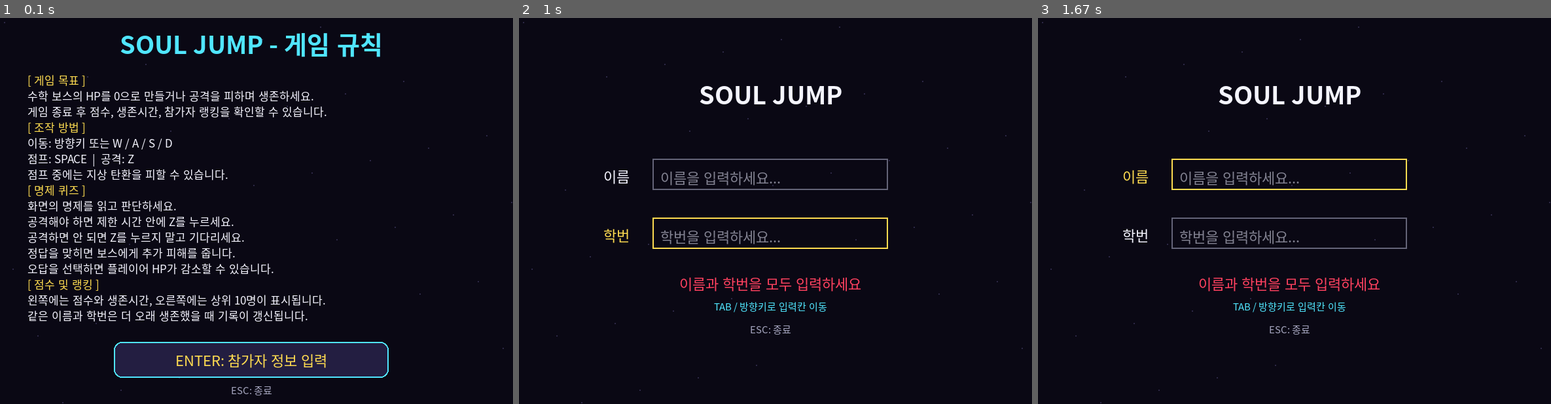
Above: before the commit, frames 1-3 (left to right).
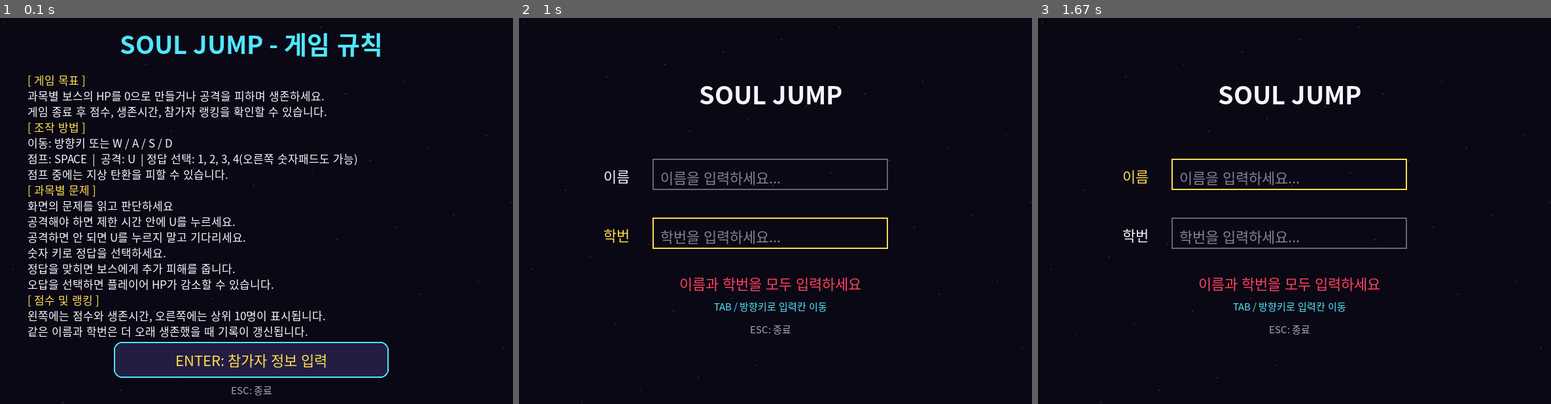
Above: after the commit, the same moments.

Repository: semin340/-
Game: pygame game, started from soul_jump_시작화면.py
Two runs of this game, one before a commit and one after it. Both use one fixed random seed, a clock stepped at 60 frames per second and the inputs below.
Inputs:
- Up to frame 1 (0.1 s): no input
- Up to frame 2 (1 s): tap Enter at 0.33 s; hold Up from 0.67 s (still down)
- Up to frame 3 (1.67 s): release Up at 1.13 s; hold Down 1.22-1.52 s

The runs differ from the first frame. In frame 1, 5.5% of the frame differs, in the area x 5-70%, y 18-83%; in frame 2, nothing differs; in frame 3, nothing differs.

Commit message:
규칙설명 수정

Diff:
--- a/soul_jump_시작화면.py
+++ b/soul_jump_시작화면.py
@@ -75,16 +75,17 @@
 
     rules = [
         ("[ 게임 목표 ]", YELLOW),
-        ("수학 보스의 HP를 0으로 만들거나 공격을 피하며 생존하세요.", WHITE),
+        ("과목별 보스의 HP를 0으로 만들거나 공격을 피하며 생존하세요.", WHITE),
         ("게임 종료 후 점수, 생존시간, 참가자 랭킹을 확인할 수 있습니다.", WHITE),
         ("[ 조작 방법 ]", YELLOW),
         ("이동: 방향키 또는 W / A / S / D", WHITE),
-        ("점프: SPACE  |  공격: Z", WHITE),
+        ("점프: SPACE  |  공격: U  | 정답 선택: 1, 2, 3, 4(오른쪽 숫자패드도 가능) ", WHITE),
         ("점프 중에는 지상 탄환을 피할 수 있습니다.", WHITE),
-        ("[ 명제 퀴즈 ]", YELLOW),
-        ("화면의 명제를 읽고 판단하세요.", WHITE),
-        ("공격해야 하면 제한 시간 안에 Z를 누르세요.", WHITE),
-        ("공격하면 안 되면 Z를 누르지 말고 기다리세요.", WHITE),
+        ("[ 과목별 문제 ]", YELLOW),
+        ("화면의 문제를 읽고 판단하세요", WHITE),
+        ("공격해야 하면 제한 시간 안에 U를 누르세요.", WHITE),
+        ("공격하면 안 되면 U를 누르지 말고 기다리세요.", WHITE),
+        ("숫자 키로 정답을 선택하세요.", WHITE),
         ("정답을 맞히면 보스에게 추가 피해를 줍니다.", WHITE),
         ("오답을 선택하면 플레이어 HP가 감소할 수 있습니다.", WHITE),
         ("[ 점수 및 랭킹 ]", YELLOW),
